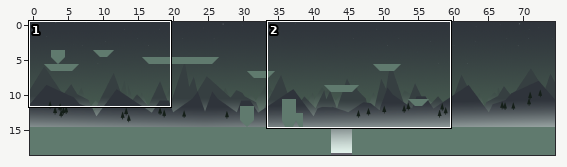
Tiled map (JSON): assets/Tilemap/level1_ground_test.json. Above: a wide view before the commit, with the close-up outlined.
Close-up. Earlier state:
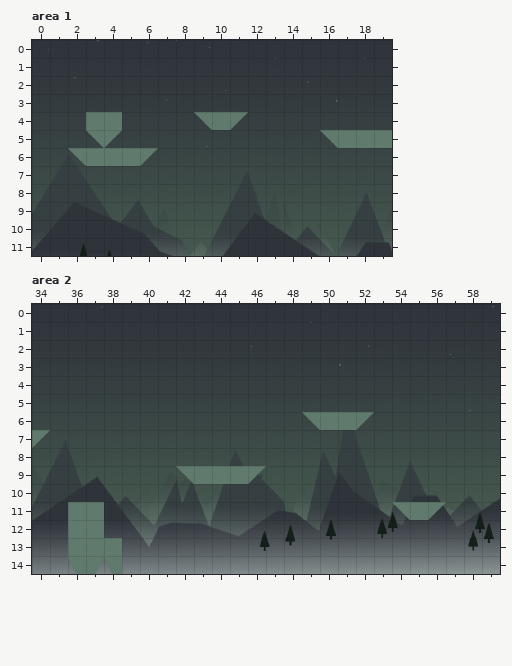
Cells are 32x32 px. Shown: area 1 x 0..19, y 0..11; area 2 x 34..59, y 0..14. The commit also changed other parts of the map, which this record leaves out.
The same view after the edit:
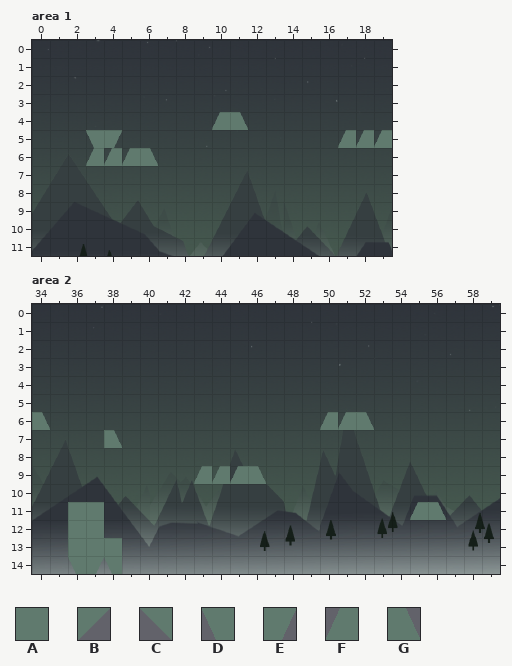
Key: from "level1_tilemap": A 0, B 1, C 2, D 7, E 8, F 11, G 12.
_ is an empty cell.
The edit:
Layer "Kachelebene 2", area 1:
Tile C becomes tile D in row 5 at x 3.
Tile B becomes tile E in row 5 at x 4.
Tile A becomes tile F in row 4 at x 10; in row 5 at x 17 to 19; in row 6 at x 3 to 5.
Tile B becomes tile G in row 4 at x 11; in row 6 at x 6.
Tile A is gone in row 4 at x 3 to 4.
Tile C is gone in row 4 at x 9; in row 5 at x 16; in row 6 at x 2.
Layer "Kachelebene 2", area 2:
Tile A becomes tile F in row 6 at x 50 to 51; in row 9 at x 43 to 45; in row 11 at x 55.
Tile B becomes tile G in row 6 at x 52; in row 9 at x 46; in row 11 at x 56.
The author put tile G in row 6 at x 34; in row 7 at x 38.
Tile B is gone in row 7 at x 34.
Tile C is gone in row 6 at x 49; in row 9 at x 42; in row 11 at x 54.
Where, in picture pixels (left, top, right, bottom), the same in both close-ups:
changed: (68, 112, 158, 166)
changed: (194, 112, 248, 130)
changed: (320, 130, 382, 148)
changed: (32, 412, 50, 448)
changed: (302, 412, 374, 430)
added: (104, 430, 122, 448)
changed: (176, 466, 266, 484)
changed: (392, 502, 446, 520)
